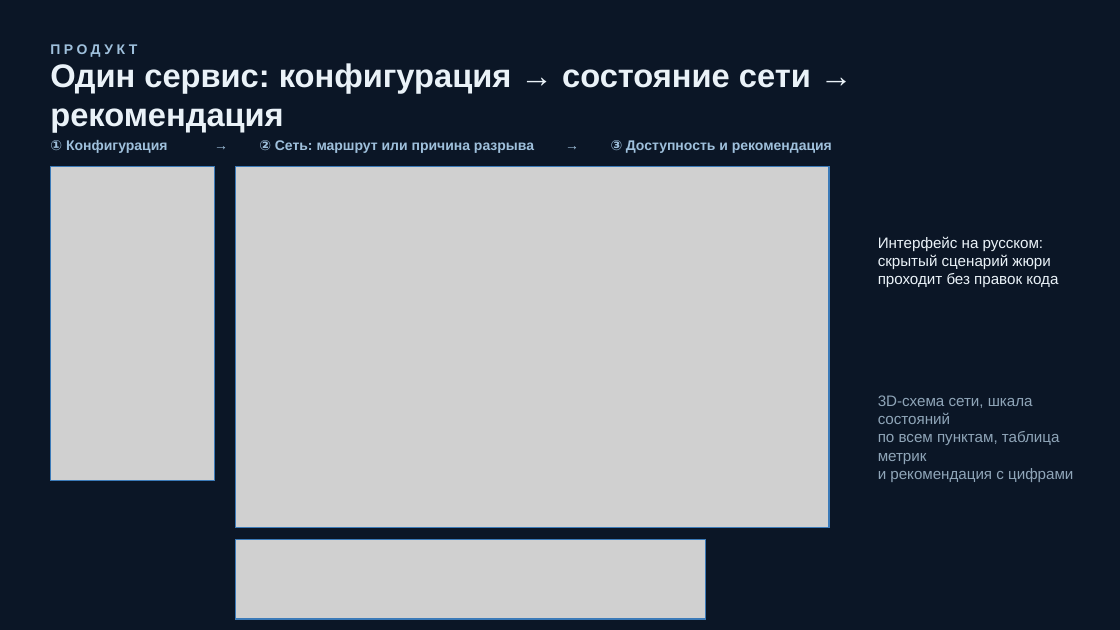
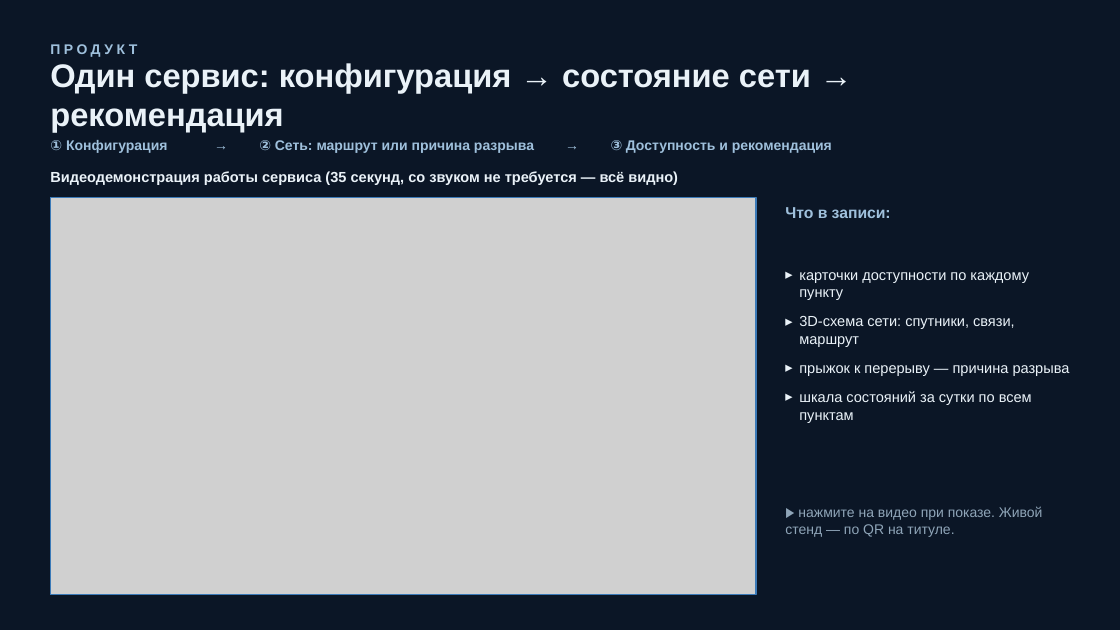
Before and after one commit to ivergit88/cosmohak, a slide deck: slide 3 of presentation/kosmo-nizni_klodiki_148.pptx. Drawn at 1120x630 pixels with LibreOffice and Linux fonts; fonts in the diff are those of the drawing; grey boxes stand for pictures. Boxes give left, top, right and bottom in pixels: in the first picture for what was removed or moved away, otherwise in the second. Text is boxed around its words. In the diff, an @@ line names an element or a change of style, - is before the commit and + after.

Commit message:
Live-защита: 4 стратегии маршрутизации (A* с гео-эвристикой — раскрытий −93%, жадная географическая), глобус-вид, мобильная версия, матрица сравнения, видео-демонстрация в презентации; robustness-фиксы валидации

```diff
--- a/presentation/kosmo-nizni_klodiki_148.pptx
+++ b/presentation/kosmo-nizni_klodiki_148.pptx
@@ picture removed at box(50, 166, 214, 481) @@
@@ rectangle removed at box(50, 166, 214, 481) @@
@@ text added at box(50, 171, 678, 185), 12.5 pt, text #EAF2F8, bold @@
+Видеодемонстрация работы сервиса (35 секунд, со звуком не требуется — всё видно)
@@ rectangle: place and size @@
-rectangle at box(235, 166, 829, 528)
+rectangle at box(50, 197, 756, 594)
@@ picture: place and size @@
-picture at box(235, 166, 829, 528)
+picture at box(50, 197, 756, 594)
@@ text added at box(785, 207, 891, 218), 13.5 pt, text #9FC0DC, bold @@
+Что в записи:
@@ text removed at box(878, 236, 1058, 287) @@
-Интерфейс на русском:
-скрытый сценарий жюри
-проходит без правок кода
@@ text added at box(799, 272, 1070, 423), 12.5 pt, text #EAF2F8 @@
+▸ карточки доступности по каждому пункту
+▸ 3D-схема сети: спутники, связи, маршрут
+▸ прыжок к перерыву — причина разрыва
+▸ шкала состояний за сутки по всем пунктам
@@ text removed at box(878, 395, 1073, 482) @@
-3D-схема сети, шкала состояний
-по всем пунктам, таблица метрик
-и рекомендация с цифрами
@@ text added at box(785, 506, 1043, 537), 12 pt, text #8FA5B8 @@
+▶ нажмите на видео при показе. Живой стенд — по QR на титуле.
@@ picture removed at box(235, 539, 706, 619) @@
@@ rectangle removed at box(235, 539, 706, 619) @@
```
Also in this commit, not shown: 7 other slides changed, 25 other files.
